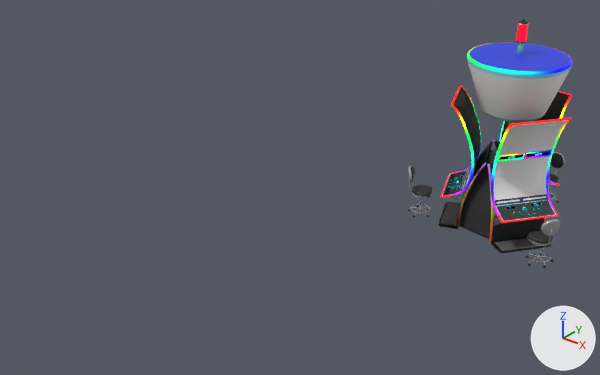
The FBX model Assets/Artwork/MainScene/SlotAutomatTrheeIsland.fbx: old version first, new version second.
Camera for both pictures: a 50 mm lens placed at (11.18, -11.33, 9.1), pointed at (1.72, 0.5, 1.76). Lighting does not change. The marker at lower right points along +X, +Y and +Z. The older version comes first. Where no turn or scale is listed for an object, it has been applied to the vertices.

In view in the first picture: 'Cone.003', 'Cone.005', 'Cylinder.001', 'Cylinder.025', 'Cylinder.027', 'GameChair', 'GameChair.008', 'GameChair.009', 'SlotMashine1', 'SlotMashine1.001', 'SlotMashine1.002', 'SlotMashine1.003', 'UVScrollIsland.003'.
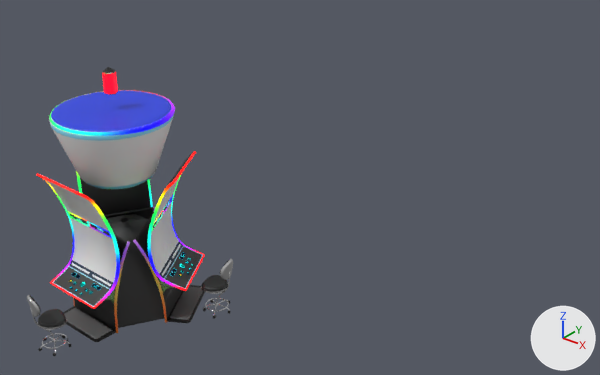
Location of each change, (x1, y1, x2, y2) in pixels of the pictures (600 x 375 px):
'SlotMashine1', moved, turned, rescaled
    before: (487, 120, 568, 253)
    after: (133, 152, 205, 323)
'Cone.007', added
    after: (49, 90, 174, 189)
'Cylinder.001', moved, turned, rescaled
    before: (442, 128, 486, 196)
    after: (40, 174, 130, 342)
'Cone.005', deleted
    before: (467, 42, 571, 123)
'Cone.001', added
    after: (102, 67, 164, 328)
'Cylinder.027', moved, turned, rescaled
    before: (438, 87, 493, 230)
    after: (80, 178, 155, 222)
'Cone.003', deleted
    before: (460, 19, 528, 239)
'SlotMashine1.001', moved, turned, rescaled
    before: (491, 117, 571, 223)
    after: (36, 173, 120, 309)
'GameChair.009', moved, turned, rescaled
    before: (408, 166, 433, 218)
    after: (27, 295, 71, 356)
'UVScrollIsland.003', moved
    before: (467, 42, 573, 75)
    after: (49, 90, 175, 136)
'SlotMashine1.003', moved, turned, rescaled
    before: (499, 91, 572, 185)
    after: (147, 151, 205, 291)
'GameChair.013', added
    after: (201, 259, 233, 319)
'GameChair', deleted
    before: (526, 219, 560, 268)
'Cylinder.025', deleted (mostly hidden)
    before: (493, 92, 570, 192)
'SlotMashine1.002', moved, turned, rescaled (mostly hidden afterwards)
    before: (441, 85, 481, 198)
    after: (76, 171, 153, 207)
'GameChair.008', moved, turned, rescaled (not visible afterwards)
    before: (548, 152, 565, 203)

Edits to the bpy script that builds the scene:
```text
Remove ob_cone_003:
    ob_cone_003 = bpy.data.objects.new('Cone.003', me_cone_004)
Change ob_gamechair_009:
    remove ob_gamechair_009.parent = ob_slotmashineisland_003
    ob_gamechair_009.scale: (1.54, 1.54, 1.54) -> (1.0, 1.0, 1.0)
    ob_gamechair_009.location: (-1.481, 2.409, 0.0206) -> (0.0256, -4.465, -0.0554)
    ob_gamechair_009.rotation_euler: (0.0, 0.0, 2.329) -> (0.0, 0.0, -1.664)  # degrees (0, 0, 133) -> degrees (0, 0, -95)
Change ob_slotmashine1_001:
    remove ob_slotmashine1_001.parent = ob_slotmashineisland_003
    ob_slotmashine1_001.location: (-0.478, -0.812, 1.033) -> (-0.0476, -3.24, 0.604)
    ob_slotmashine1_001.rotation_euler: (0.0, 0.0, -2.072) -> (0.0, 0.0, -1.597)  # degrees (0, 0, -119) -> degrees (0, 0, -92)
    ob_slotmashine1_001.scale: (1.0, 1.0, 1.0) -> (0.651, 0.651, 0.651)
Change ob_uvscrollisland_003:
    ob_uvscrollisland_003.location: (4.16, 4.84, 0.74) -> (-0.01, -2.61, 0.74)
Remove ob_gamechair:
    ob_gamechair = bpy.data.objects.new('GameChair', me_béziercurve_001)
Remove ob_cylinder_025:
    ob_cylinder_025 = bpy.data.objects.new('Cylinder.025', me_cylinder_002)
Change ob_slotmashine1:
    remove ob_slotmashine1.parent = ob_slotmashineisland_003
    ob_slotmashine1.location: (-0.478, -0.812, 1.033) -> (0.516, -2.288, 0.604)
    ob_slotmashine1.rotation_euler: (0.0, 0.0, -2.072) -> (0.0, 0.0, 0.515)  # degrees (0, 0, -119) -> degrees (0, 0, 30)
    ob_slotmashine1.scale: (1.0, 1.0, 1.0) -> (0.651, 0.651, 0.651)
Change ob_slotmashine1_002:
    remove ob_slotmashine1_002.parent = ob_slotmashineisland_003
    ob_slotmashine1_002.location: (-0.477, 0.832, 1.033) -> (-0.564, -2.304, 0.604)
    ob_slotmashine1_002.rotation_euler: (0.0, 0.0, 2.088) -> (0.0, 0.0, 2.599)  # degrees (0, 0, 120) -> degrees (0, 0, 149)
    ob_slotmashine1_002.scale: (1.0, 1.0, 1.0) -> (0.651, 0.651, 0.651)
Change ob_gamechair_008:
    remove ob_gamechair_008.parent = ob_slotmashineisland_003
    ob_gamechair_008.scale: (1.54, 1.54, 1.54) -> (1.0, 1.0, 1.0)
    ob_gamechair_008.location: (2.76, -0.105, 0.0206) -> (-1.573, -1.677, -0.0554)
    ob_gamechair_008.rotation_euler: (0.0, 0.0, 0.203) -> (0.0, 0.0, 2.527)  # degrees (0, 0, 12) -> degrees (0, 0, 145)
Remove ob_cone_005:
    ob_cone_005 = bpy.data.objects.new('Cone.005', me_cone_003)
Change ob_cylinder_027:
    remove ob_cylinder_027.parent = ob_slotmashineisland_003
    ob_cylinder_027.location: (-0.482, 0.83, 1.033) -> (-0.556, -2.294, 0.604)
    ob_cylinder_027.rotation_euler: (0.0, 0.0, 2.092) -> (0.0, 0.0, 2.608)  # degrees (0, 0, 120) -> degrees (0, 0, 149)
    ob_cylinder_027.scale: (1.0, 1.0, 1.0) -> (0.651, 0.651, 0.651)
Change ob_slotmashine1_003:
    remove ob_slotmashine1_003.parent = ob_slotmashineisland_003
    ob_slotmashine1_003.location: (0.968, 0.0261, 1.033) -> (0.516, -2.288, 0.604)
    ob_slotmashine1_003.rotation_euler: (0.0, 0.0, -0.000848) -> (0.0, 0.0, 0.511)  # degrees (0, 0, -0) -> degrees (0, 0, 29)
    ob_slotmashine1_003.scale: (1.0, 1.0, 1.0) -> (0.651, 0.651, 0.651)
Change ob_cylinder_001:
    remove ob_cylinder_001.parent = ob_slotmashineisland_003
    ob_cylinder_001.location: (-0.482, 0.83, 1.033) -> (-0.0426, -3.238, 0.604)
    ob_cylinder_001.rotation_euler: (0.0, 0.0, 2.092) -> (0.0, 0.0, -1.6)  # degrees (0, 0, 120) -> degrees (0, 0, -92)
    ob_cylinder_001.scale: (1.0, 1.0, 1.0) -> (0.651, 0.651, 0.651)
Add ob_cone_007:
    ob_cone_007 = bpy.data.objects.new('Cone.007', me_cone_002)  # 448 vertices, 446 faces; spans x -1.07..1.07, y -1.08..1.08, z 1.92..3.22; in mat_basecolor_atlas (picture img_atlasnew_png), mat_screenmiddleeisland1 (white #e7e7e7), mat_islandgloweffects (white #e7e7e7)
    ob_cone_007.location = (-0.02, -2.63, 0.74)
Add ob_cone_001:
    ob_cone_001 = bpy.data.objects.new('Cone.001', me_cone_001)  # 85 vertices, 84 faces; spans x -1.0..1.0, y -0.87..0.87, z -0.8..3.98; in mat_basecolor_atlas (picture img_atlasnew_png), mat_winallertmiddleisland1 (red #e7001e, glowing red #ff001f)
    ob_cone_001.location = (-0.02, -2.61, 0.74)
Add ob_gamechair_013:
    ob_gamechair_013 = bpy.data.objects.new('GameChair.013', me_béziercurve)
    ob_gamechair_013.location = (1.5, -1.8, -0.06)
    ob_gamechair_013.rotation_euler = (0.0, 0.0, 0.464)  # degrees (0, 0, 27)
```
